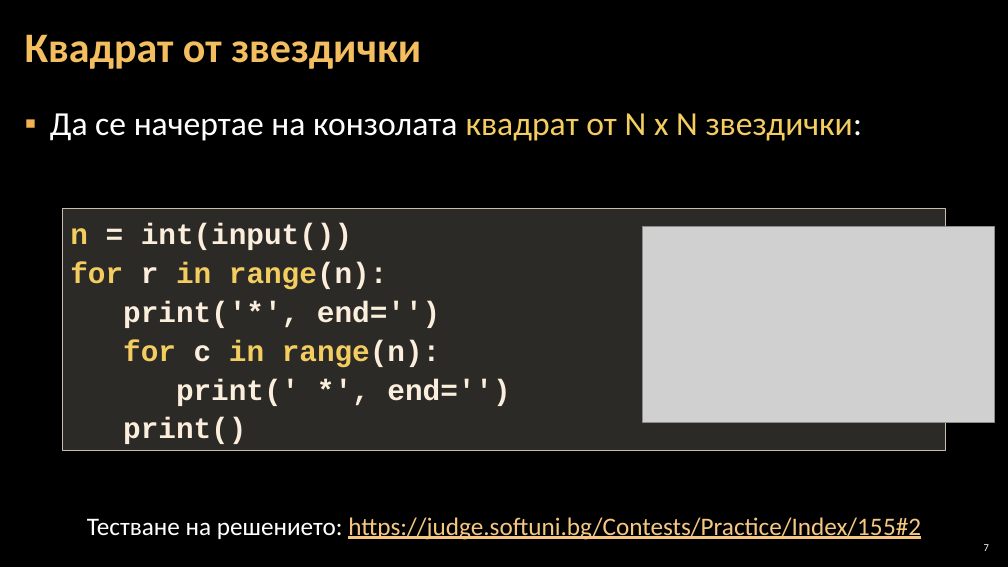
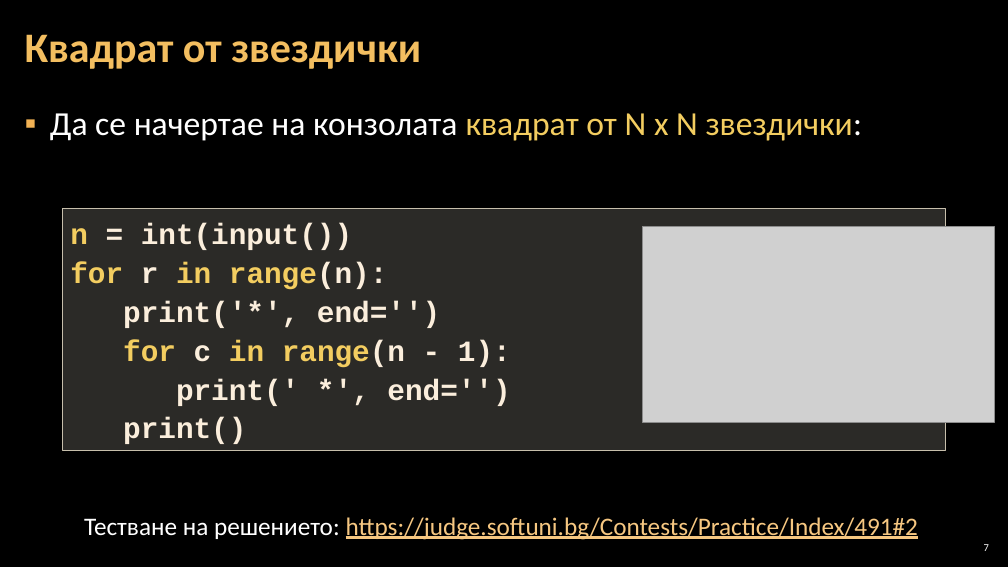
Before and after one commit to Software-University/Python-Basics, a slide deck: slide 7 of 6. Drawing-with-Loops/6. Drawing-with-Loops.pptx. Drawn at 1008x567 pixels with LibreOffice and Linux fonts; fonts in the diff are those of the drawing; grey boxes stand for pictures; background and template pictures are left out. Boxes give left, top, right and bottom in pixels: in the first picture for what was removed or moved away, otherwise in the second. Text is boxed around its words. In the diff, an @@ line names an element or a change of style, - is before the commit and + after.

```diff
--- a/6. Drawing-with-Loops/6. Drawing-with-Loops.pptx
+++ b/6. Drawing-with-Loops/6. Drawing-with-Loops.pptx
@@ text in rectangle at [123, 340, 511, 368]: text changed @@
-for c in range(n):
+for c in range(n - 1):
@@ text at [84, 517, 918, 540]: text changed @@
-Тестване на решението: https://judge.softuni.bg/Contests/Practice/Index/155#2
+Тестване на решението: https://judge.softuni.bg/Contests/Practice/Index/491#2
```
Also in this commit, not shown: 11 other slides changed, 4 other files.
